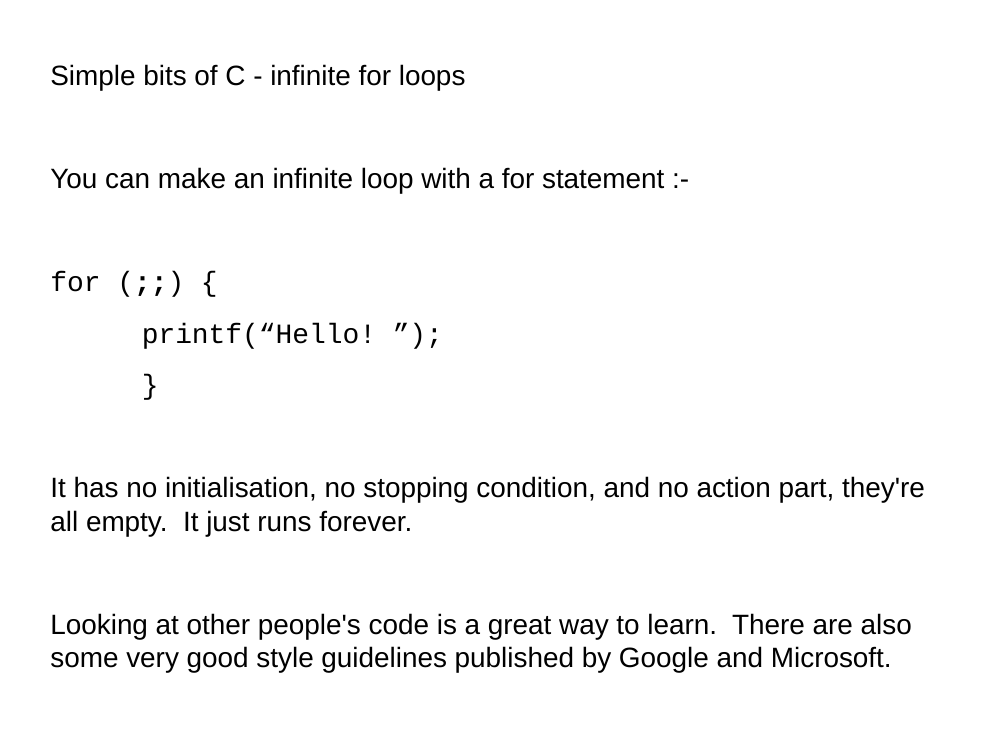
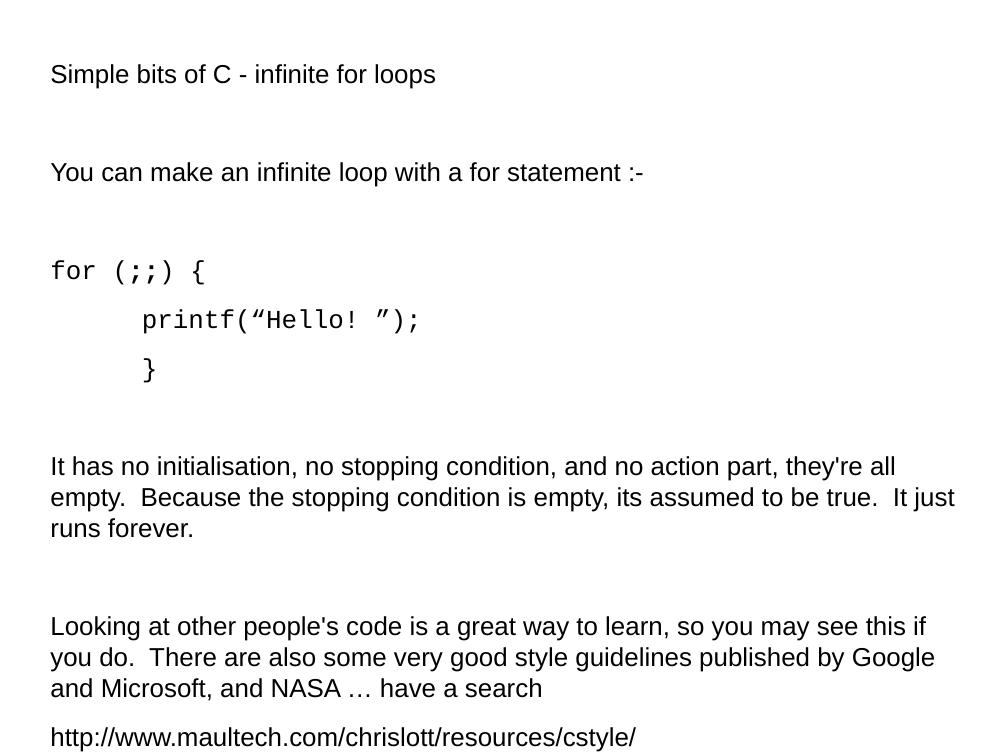
Before and after one commit to mark-woodrow/Tutoring-2, a slide deck: slide 11 of Recap.odp. Drawn at 1008x756 pixels with LibreOffice and Linux fonts; fonts in the diff are those of the drawing. Boxes give left, top, right and bottom in pixels: in the first picture for what was removed or moved away, otherwise in the second. Text is boxed around its words. In the diff, an @@ line names an element or a change of style, - is before the commit and + after.

Commit message:
updated

```diff
--- a/Recap.odp
+++ b/Recap.odp
@@ text at (50, 64, 621, 334): size 22 to 20.4 pt in "Simple bits of C - infinite for ...", "You can make an infinite loop with ...", "for (;;) {", "printf(“Hello! ”);" and 1 more places @@
@@ text at (50, 456, 954, 701): text changed; size 22 to 20.4 pt @@
-It has no initialisation, no stopping condition, and no action part, they're all empty. It just runs forever.
-Looking at other people's code is a great way to learn. There are also some very good style guidelines published by Google and Microsoft.
+It has no initialisation, no stopping condition, and no action part, they're all empty. Because the stopping condition is empty, its assumed to be true. It just runs forever.
+Looking at other people's code is a great way to learn, so you may see this if you do. There are also some very good style guidelines published by Google and Microsoft, and NASA … have a search
+http://www.maultech.com/chrislott/resources/cstyle/
```
Also in this commit, not shown: 3 other slides changed.
